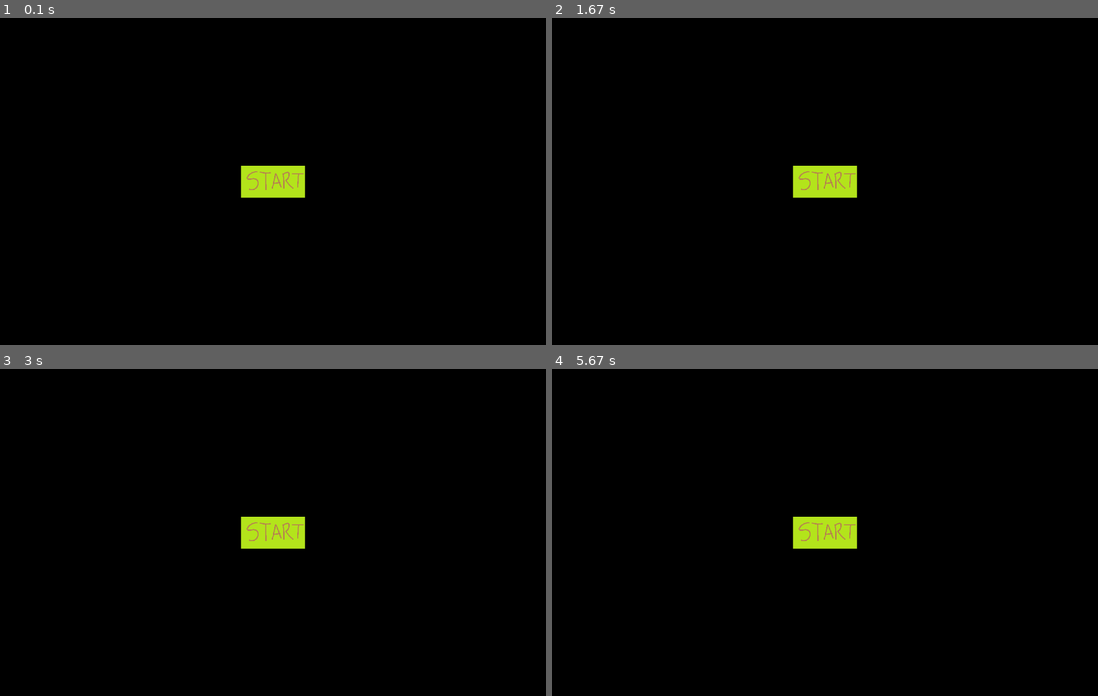
Above: before the commit, frames 1-4 (two rows, left to right).
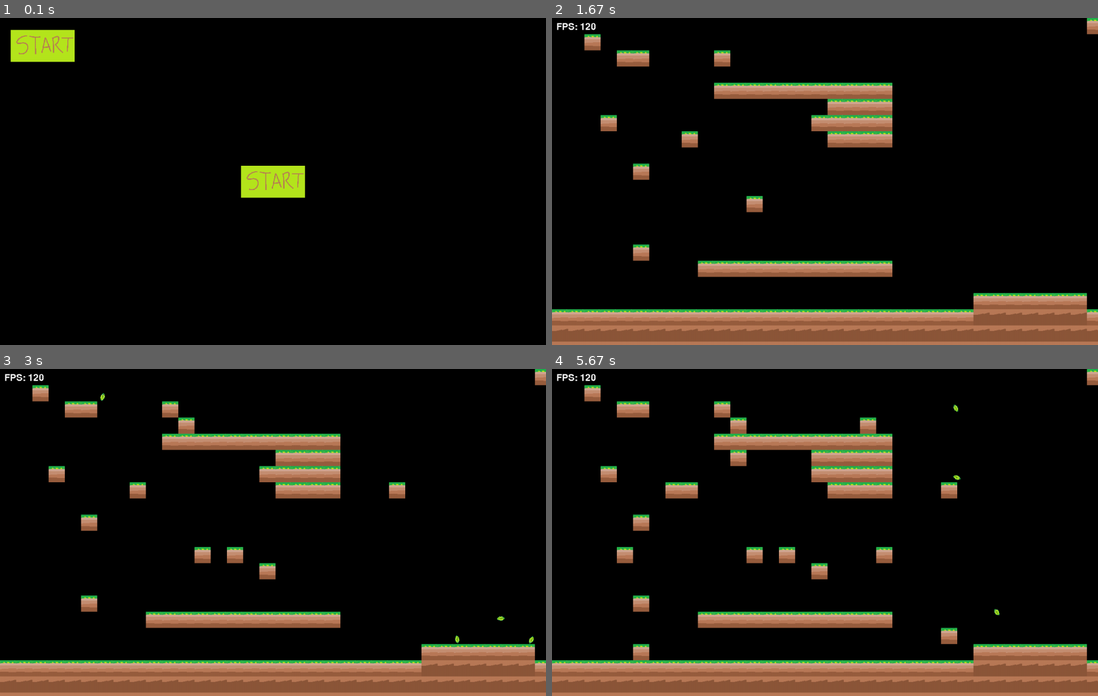
Above: after the commit, the same moments.

Repository: Miyuru-Shalitha/pygame-environment
Game: pygame game, started from main.py
The game is run twice, just before and just after one commit, with the same random seed, the same clock (stepped at 60 frames per second) and the same inputs.
Inputs (mouse positions are in pixels of both pictures, inside the frame that each line leads up to):
- Up to frame 1 (0.1 s): no input
- Up to frame 2 (1.67 s): press the mouse at (595, 44) at 0.37 s; move the mouse to (715, 161) at 0.47 s; release the mouse at (841, 276) at 0.6 s; press the mouse at (595, 44) at 0.7 s; move the mouse to (617, 53) at 0.8 s; release the mouse at (644, 63) at 0.93 s; hold S 1-1.47 s; click (754, 204) at 1.08 s; click (644, 246) at 1.55 s
- Up to frame 3 (3 s): click (240, 548) at 1.88 s; click (267, 578) at 2.22 s; click (398, 483) at 2.55 s; click (185, 424) at 2.88 s
- Up to frame 4 (5.67 s): click (743, 463) at 3.22 s; click (633, 646) at 3.55 s; click (890, 561) at 3.88 s; click (672, 496) at 4.22 s; click (628, 555) at 4.55 s; click (945, 633) at 4.88 s; click (868, 427) at 5.22 s; click (814, 463) at 5.55 s

The runs differ from the first frame. In frame 1, 1.2% of the frame differs, in the area x 1-14%, y 3-14%; in frame 2, 20%; in frame 3, 21%; in frame 4, 22%, in the area x 0-100%, y 0-100%.

Commit message:
Create a basic level editor

Diff:
--- a/button.py
+++ b/button.py
@@ -3,8 +3,9 @@
 
 
 class Button(pygame.sprite.Sprite):
-    def __init__(self, x, y, width, height):
+    def __init__(self, x, y, width, height, func):
         super().__init__()
+        self.func = func
         self.image = pygame.image.load("images/start-button.png").convert()
         self.image = pygame.transform.scale(self.image, (width, height))
         self.rect = self.image.get_rect()
@@ -12,9 +13,9 @@
         self.rect.centery = y
         self.mouse_down_flag = 0
 
-    def update(self, mouse_pos, is_clicked, func):
+    def update(self, mouse_pos, is_clicked):
         if self.rect.collidepoint(mouse_pos) and is_clicked and (self.mouse_down_flag == 0):
             self.mouse_down_flag += 1
-            func()
+            self.func()
         elif not is_clicked:
             self.mouse_down_flag = 0
--- a/game.py
+++ b/game.py
@@ -1,7 +1,8 @@
 import sys
 import random
 import pygame
-from pygame.locals import QUIT, KEYDOWN, K_ESCAPE, MOUSEBUTTONDOWN, MOUSEBUTTONUP
+from functools import wraps
+from pygame.locals import QUIT, KEYDOWN, KEYUP, K_ESCAPE, MOUSEBUTTONDOWN, MOUSEBUTTONUP, K_s
 from config import *
 from button import Button
 from grass import Grass
@@ -27,10 +28,11 @@
         self.menu_running = True
         click = False
 
-        start_button = Button(SCREEN_SIZE[0] // 2, SCREEN_SIZE[1] // 2, 150, 75)
+        start_button = Button(x=(SCREEN_SIZE[0] // 2), y=(SCREEN_SIZE[1] // 2), width=150, height=75, func=self.start)
+        level_editor_button = Button(x=100, y=65, width=150, height=75, func=self.show_level_editor)
 
         buttons = pygame.sprite.Group()
-        buttons.add(start_button)
+        buttons.add(start_button, level_editor_button)
 
         while self.menu_running:
             for event in pygame.event.get():
@@ -58,13 +60,13 @@
             mouse_x, mouse_y = pygame.mouse.get_pos()
 
             for button in buttons:
-                button.update((mouse_x, mouse_y), click, self.start)
+                button.update((mouse_x, mouse_y), click)
                 self.screen.blit(button.image, button.rect)
 
             pygame.display.flip()
             self.clock.tick(FPS)
 
-    def start(self):
+    def start(self, level_editor_func=None):
         self.menu_running = False
         self.game_running = True
 
@@ -81,10 +83,10 @@
             for i, tiles in enumerate(data):
                 for j, tile in enumerate(tiles):
                     if tile == "G":
-                        grass_block = Grass(j, i, TILE_SIZE[0], TILE_SIZE[1])
+                        grass_block = Grass(x=j, y=i, width=TILE_SIZE[0], height=TILE_SIZE[1])
                         outer_blocks.add(grass_block)
                     elif tile == "D":
-                        dirt_block = Dirt(j, i, TILE_SIZE[0], TILE_SIZE[1])
+                        dirt_block = Dirt(x=j, y=i, width=TILE_SIZE[0], height=TILE_SIZE[1])
                         inner_blocks.add(dirt_block)
 
         all_sprites = pygame.sprite.Group()
@@ -97,7 +99,15 @@
 
         # t1 = pygame.time.get_ticks()
 
+        is_clicked = False
+        s_pressed = False
+
         while self.game_running:
+            # if is_clicked:
+            #     is_clicked = False
+            if s_pressed:
+                s_pressed = False
+
             # t2 = pygame.time.get_ticks()
             # delta_time = (t2 - t1) / 10
             # t1 = t2
@@ -116,14 +126,28 @@
                     if event.key == K_ESCAPE:
                         self.game_running = False
                         self.show_menu()
+                    if event.key == K_s:
+                        s_pressed = True
+
+                if event.type == KEYUP:
+                    if event.key == K_s:
+                        s_pressed = False
 
                 if event.type == spawn_leaf_event:
                     leaf = Leaf(outer_blocks)
                     leaves.append(leaf)
 
+                if event.type == MOUSEBUTTONDOWN:
+                    if event.button == 1:
+                        is_clicked = True
+
+                if event.type == MOUSEBUTTONUP:
+                    if event.button == 1:
+                        is_clicked = False
+
             self.screen.fill(BLACK)
 
-            # FPS TEXT
+            # FPS TEXT #########################################
             text_surface = self.font.render(f"FPS: {round(self.clock.get_fps())}", False, WHITE)
             self.screen.blit(text_surface, (10, 10))
             ####################################################
@@ -132,7 +156,7 @@
                 entity.update()
                 self.screen.blit(entity.image, entity.rect)
 
-            print(len(leaves))
+            # print(len(leaves))
             if reversed_wind:
                 wind_speed += 0.01
                 if wind_speed > 10:
@@ -149,5 +173,43 @@
                 if leaf.rect.y > SCREEN_SIZE[1]:
                     leaves.remove(leaf)
 
+            # DEV only #############################
+            if level_editor_func is not None:
+                level_editor_func(is_clicked, s_pressed, all_sprites, outer_blocks, inner_blocks)
+            ########################################
+
             pygame.display.flip()
             self.clock.tick(FPS)
+
+    def show_level_editor(self):
+        with open("map.txt", "r") as map_file:
+            prev_data = map_file.read()
+            prev_data = prev_data.split("\n")
+            prev_map_data = []
+
+            for row in prev_data:
+                tile = list(row)
+                prev_map_data.append(tile)
+
+        def level_editor(is_clicked, s_pressed, all_sprites, outer_blocks, inner_blocks):
+            if is_clicked:
+                mouse_x, mouse_y = pygame.mouse.get_pos()
+                tile_position = (mouse_x // TILE_SIZE[0], mouse_y // TILE_SIZE[0])
+                print("Tile", prev_map_data[tile_position[1]][tile_position[0]])
+
+                grass = Grass(x=tile_position[0], y=tile_position[1], width=TILE_SIZE[0], height=TILE_SIZE[0])
+                outer_blocks.add(grass)
+                all_sprites.add(grass)
+                prev_map_data[tile_position[1]][tile_position[0]] = "G"
+
+            if s_pressed:
+                new_data = []
+                for row_list in prev_map_data:
+                    row_string = "".join(row_list)
+                    new_data.append(row_string)
+
+                new_map_string = "\n".join(new_data)
+                with open("map.txt", "w") as new_map_file:
+                    new_map_file.write(new_map_string)
+
+        self.start(level_editor_func=level_editor)
--- a/map.txt
+++ b/map.txt
@@ -1,13 +1,13 @@
+000000000000000000000000000000000G00000000000000000000000000
 000000000000000000000000000000000000000000000000000000000000
+0000000000G0000000000000000000000000000000000000000000000000
 000000000000000000000000000000000000000000000000000000000000
+0000000000GGGGGGGGGGG000000000000000000000000000000000000000
+00000000000000000GGGG000000000000000000000000000000000000000
+000G000000000000GGGGG000000000000000000000000000000000000000
+00000000G00000000GGGG000000000000000000000000000000000000000
 000000000000000000000000000000000000000000000000000000000000
-000000000000000000000000000000000000000000000000000000000000
-000000000000000000000000000000000000000000000000000000000000
-000000000000000000000000000000000000000000000000000000000000
-000000000000000000000000000000000000000000000000000000000000
-000000000000000000000000000000000000000000000000000000000000
-000000000000000000000000000000000000000000000000000000000000
-000000000000000000000000000000000000000000000000000000000000
+00000G000000000000000000000000000000000000000000000000000000
 000000000000000000000000000000000000000000000000000000000000
 000000000000000000000000000000000000000000000000000000000000
 000000000000000000000000000000000000000000000000000000000000
